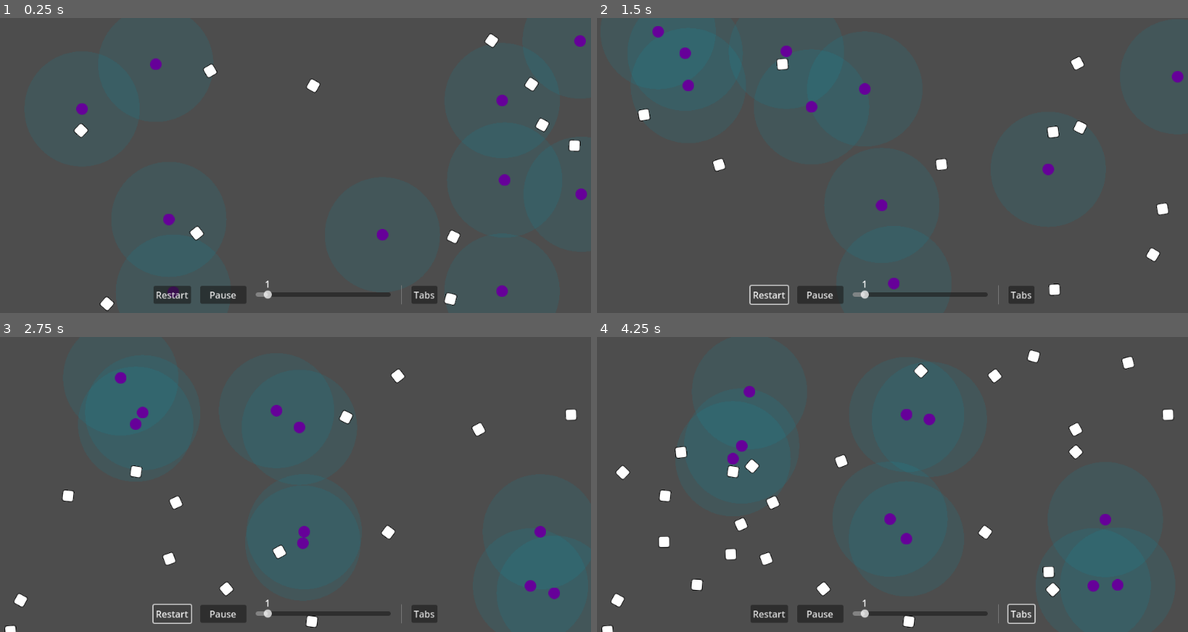
Above: before the commit, frames 1-4 (two rows, left to right).
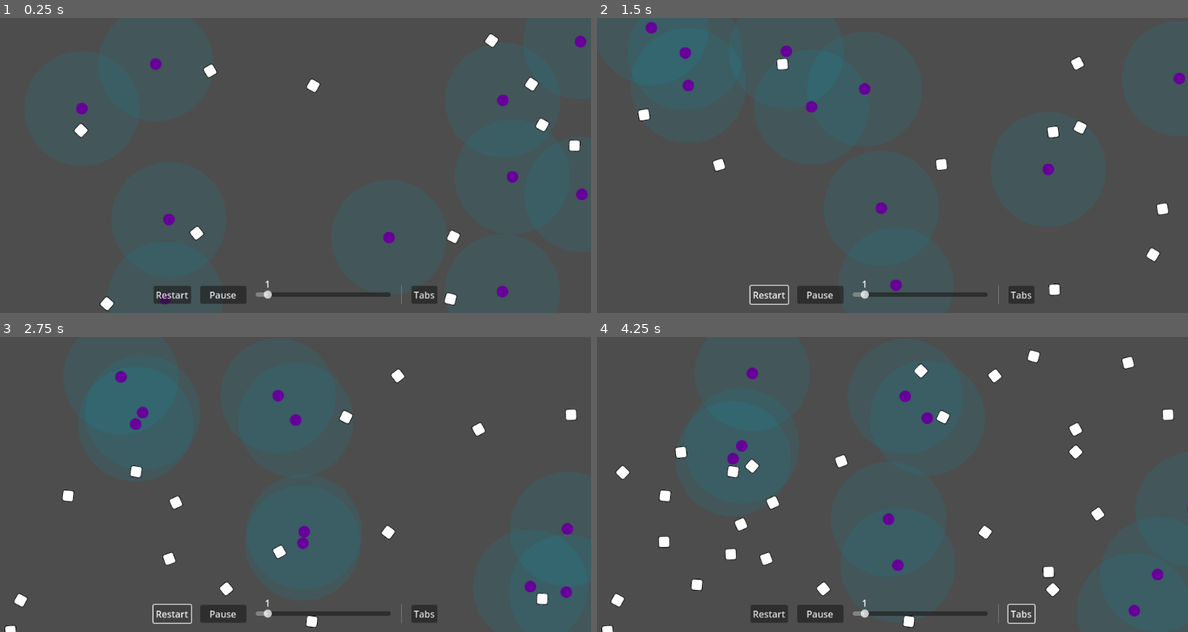
Above: after the commit, the same moments.

Repository: wivest/Natural-Selection
Game: Godot game, scene res://main.tscn
The game is run twice, just before and just after one commit, with the same random seed, the same clock (stepped at 60 frames per second) and the same inputs.
Inputs:
- Up to frame 1 (0.25 s): no input
- Up to frame 2 (1.5 s): click "Restart" at 0.5 s; click "Restart" at 1.25 s
- Up to frame 3 (2.75 s): click "Restart" at 2 s
- Up to frame 4 (4.25 s): click "Tabs" at 2.75 s; click "Tabs" at 3.5 s

The runs differ from the first frame. In frame 1, 0.3% of the frame differs, in the area x 13-100%, y 5-97%; in frame 2, 0.2%; in frame 3, 0.6%; in frame 4, 1.6%, in the area x 24-100%, y 10-95%.

Commit message:
fix: update position to global

Diff:
--- a/entities/creature/nodes/view.gd
+++ b/entities/creature/nodes/view.gd
@@ -39,7 +39,7 @@
 func _get_random_target() -> Vector2: # get random target on view circle
 	var degree: float = randf() * 2 * PI
 	var unit_circle: Vector2 = shape.radius * Vector2.UP.rotated(degree)
-	return unit_circle + position
+	return unit_circle + global_position
 
 func _find_closest_food() -> Vector2: # find closest food from visible ones
 	var new_target: Vector2 = _visible_food[0].position
